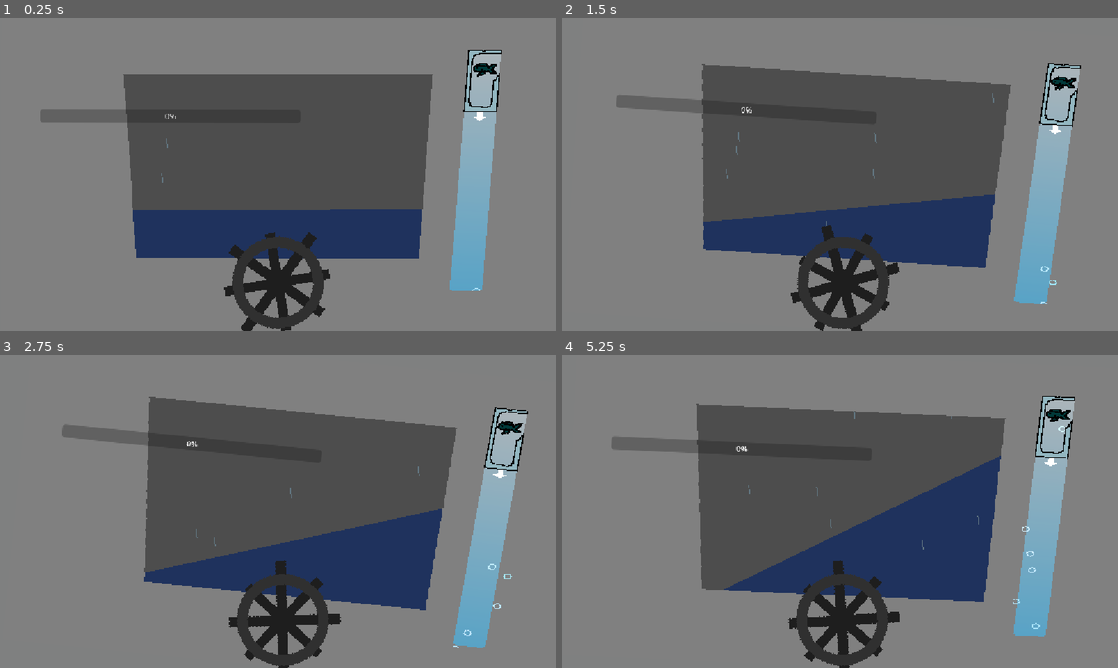
Above: before the commit, frames 1-4 (two rows, left to right).
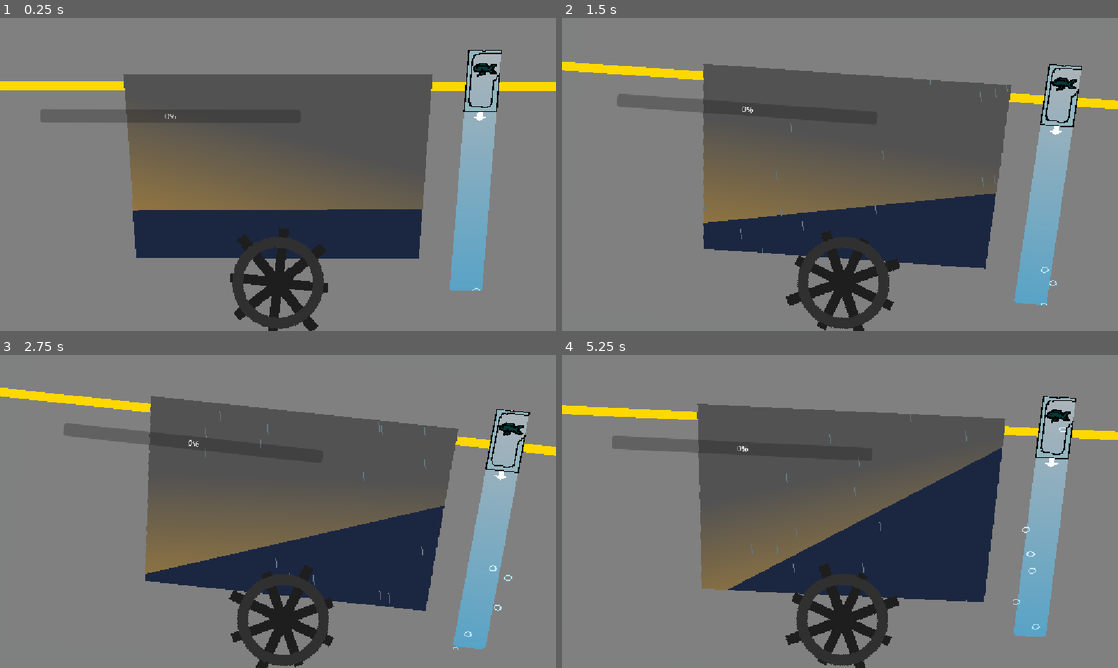
Above: after the commit, the same moments.

Repository: apia46/fish-game
Game: Godot game, scene res://scenes/level_1.tscn
Same seed, same stepped clock (60 frames per second), same inputs: the game is played once before the commit and once after it. This scene is started directly instead of the project's main scene.
Inputs (mouse positions are in pixels of both pictures, inside the frame that each line leads up to):
- Up to frame 1 (0.25 s): no input
- Up to frame 2 (1.5 s): tap Enter at 0.5 s; move the mouse to (962, 158) at 0.52 s; click (962, 158) at 0.67 s; tap Space at 0.77 s; move the mouse to (728, 190) at 1.27 s; click (728, 190) at 1.42 s
- Up to frame 3 (2.75 s): tap Space at 1.52 s; move the mouse to (333, 442) at 2.02 s; click (333, 442) at 2.17 s
- Up to frame 4 (5.25 s): move the mouse to (812, 574) at 2.77 s; click (812, 574) at 2.92 s; tap Space at 3.02, 3.77, 4.52 s; move the mouse to (1006, 558) at 3.52 s; click (1006, 558) at 3.67 s; move the mouse to (673, 464) at 4.27 s; click (673, 464) at 4.42 s; move the mouse to (867, 511) at 5.02 s; click (867, 511) at 5.17 s

The runs differ from the first frame. In frame 1, 17% of the frame differs, in the area x 0-100%, y 10-100%; in frame 2, 16%; in frame 3, 18%; in frame 4, 18%, in the area x 0-100%, y 13-100%.
Error in both runs: Invalid access to property or key 'scene' on a base object of type 'null instance'. (res://scripts/Fish.gd:29)

Commit message:
tilting, placeholder fish behaviour

Diff:
--- a/scenes/level_1.tscn
+++ b/scenes/level_1.tscn
@@ -8,9 +8,20 @@
 [ext_resource type="PackedScene" uid="uid://b6quwdbby6tdn" path="res://scenes/hud.tscn" id="4_5xbjy"]
 [ext_resource type="Texture2D" uid="uid://lpkwg2n8anbv" path="res://assets/level_1/wheel.png" id="7_15mv3"]
 
+[sub_resource type="Gradient" id="Gradient_pa8r4"]
+colors = PackedColorArray(0.32172796, 0.32172796, 0.32172796, 1, 0.61, 0.48189998, 0.24399999, 1)
+
+[sub_resource type="GradientTexture2D" id="GradientTexture2D_15mv3"]
+gradient = SubResource("Gradient_pa8r4")
+width = 1152
+height = 648
+fill_from = Vector2(0.43028846, 0.33760685)
+fill_to = Vector2(0.26923078, 0.67948717)
+
 [sub_resource type="ParticleProcessMaterial" id="ParticleProcessMaterial_15mv3"]
 particle_flag_disable_z = true
-emission_shape_scale = Vector3(1152, 1, 1)
+emission_shape_offset = Vector3(-300, -800, 0)
+emission_shape_scale = Vector3(1000, 1, 1)
 emission_shape = 3
 emission_box_extents = Vector3(1, 1, 1)
 angle_min = 7.000011
@@ -41,18 +52,25 @@
 grow_horizontal = 2
 grow_vertical = 0
 
+[node name="background" type="TextureRect" parent="bg_pivot" unique_id=17749245]
+layout_mode = 0
+offset_left = -576.0
+offset_top = -648.0
+offset_right = 576.0
+texture = SubResource("GradientTexture2D_15mv3")
+
 [node name="sea" type="ColorRect" parent="bg_pivot" unique_id=1457625748]
 layout_mode = 0
 offset_left = -794.0
 offset_top = -251.0
 offset_right = 810.0
 offset_bottom = 275.0
-color = Color(0.12360755, 0.19679627, 0.36515737, 1)
+color = Color(0.104981445, 0.15215686, 0.25397092, 1)
 
 [node name="GPUParticles2D" type="GPUParticles2D" parent="bg_pivot" unique_id=1941570379]
-position = Vector2(0, -500)
-amount = 50
+amount = 200
 texture = ExtResource("2_pa8r4")
+lifetime = 1.5
 process_material = SubResource("ParticleProcessMaterial_15mv3")
 
 [node name="pivot" type="Control" parent="." unique_id=1249224386]
--- a/scripts/Game.gd
+++ b/scripts/Game.gd
@@ -9,8 +9,7 @@
 	add_child(scene)
 
 func _start() -> void:
-	#scene.start()
-	start_level_1()
+	scene.start()
 	%startButton.queue_free()
 
 func start_level_1() -> void:
--- a/scripts/Level1.gd
+++ b/scripts/Level1.gd
@@ -12,12 +12,17 @@
 	%bar.start()
 
 func _process(delta: float) -> void:
-	tilt_velocity += (%bar.size.y*0.3 - %bar.player.position.y) * delta * 0.04
+	var add_velocity:float = (%bar.size.y*0.5 - %bar.player.position.y) * 0.025
+	if abs(add_velocity) < 1: add_velocity = 0
+	else: add_velocity -= 1 * sign(add_velocity)
+	print(add_velocity)
+	tilt_velocity += add_velocity * delta
 	tilt += tilt_velocity * delta
-	if tilt > 10:
-		tilt = 10
+	if abs(tilt) > 10:
+		tilt = 10 * sign(tilt)
+		tilt_velocity = sign(tilt) * -15
 		fail()
-	%wheel.rotation = tilt_velocity * 2
+	%wheel.rotation += (add_velocity*4-%wheel.rotation) * delta
 	%bg_pivot.rotation = tilt * -0.05
 	interior_tilt_velocity += (tilt - interior_tilt) * delta
 	interior_tilt += interior_tilt_velocity * delta
@@ -25,14 +30,14 @@
 
 func _physics_process(_delta) -> void:
 	tilt_velocity *= 0.97
-	if tilt < -2 and tilt_velocity <= 0:
-		tilt_velocity *= max(0,-4/tilt-1)
 	interior_tilt_velocity *= 0.99
 
 func fail() -> void:
 	pass
 
 func win() -> void:
-	var tween:Tween = get_tree().create_tween().set_ignore_time_scale()
-	tween.tween_property(Engine, ^"time_scale", 0, 0.3)
-	tween.tween_callback(func(): game.win_text.visible = true)
+	game.win_text.visible = true
+	%bar.stop()
+
+	await get_tree().create_timer(0.5).timeout
+	game.win_text.visible = false
--- a/scripts/SharkFish.gd
+++ b/scripts/SharkFish.gd
@@ -1,10 +1,26 @@
 extends Fish
 class_name SharkFish
+
+const STATE_TARGET:int = 2
 
 const PHASES:Array[float] = [0, 0.5, 1]
 
 func start() -> void:
 	position.x = bar.size.x/2
+	target()
+
+func target() -> void:
+	var target_timer:ProcessTimer = create_oneshot_process_timer(STATE_TARGET, randf_range(1.5, 2), target)
+	var target_position:Vector2 = Vector2(bar.size.x/2, randf_range(HALF_HEIGHT,bar.size.y-HALF_HEIGHT))
+	while !is_target_okay(target_position):
+		target_position.y = randf_range(HALF_HEIGHT,bar.size.y-HALF_HEIGHT)
+	target_timer.process_function = func(delta:float) -> void:
+		velocity += ((target_position-position) - velocity) * delta * 0.8
+		velocity.x = 0
+
+func is_target_okay(target_position:Vector2) -> bool:
+	var distance_squared:float = target_position.distance_squared_to(position)
+	return distance_squared > 10000
 
 func phase_increased() -> void:
 	pass
--- a/scripts/Tutorial.gd
+++ b/scripts/Tutorial.gd
@@ -65,7 +65,6 @@
 	game.win_text.visible = true
 	%bar.stop()
 
-	var tween:Tween = get_tree().create_tween().set_ignore_time_scale()
-	tween.tween_interval(0.5)
-	tween.tween_callback(func(): game.win_text.visible = false)
-	tween.tween_callback(game.start_level_1)
+	await get_tree().create_timer(0.5).timeout
+	game.win_text.visible = false
+	game.start_level_1()
Binary file changed: assets/level_1/boat_interior.png
